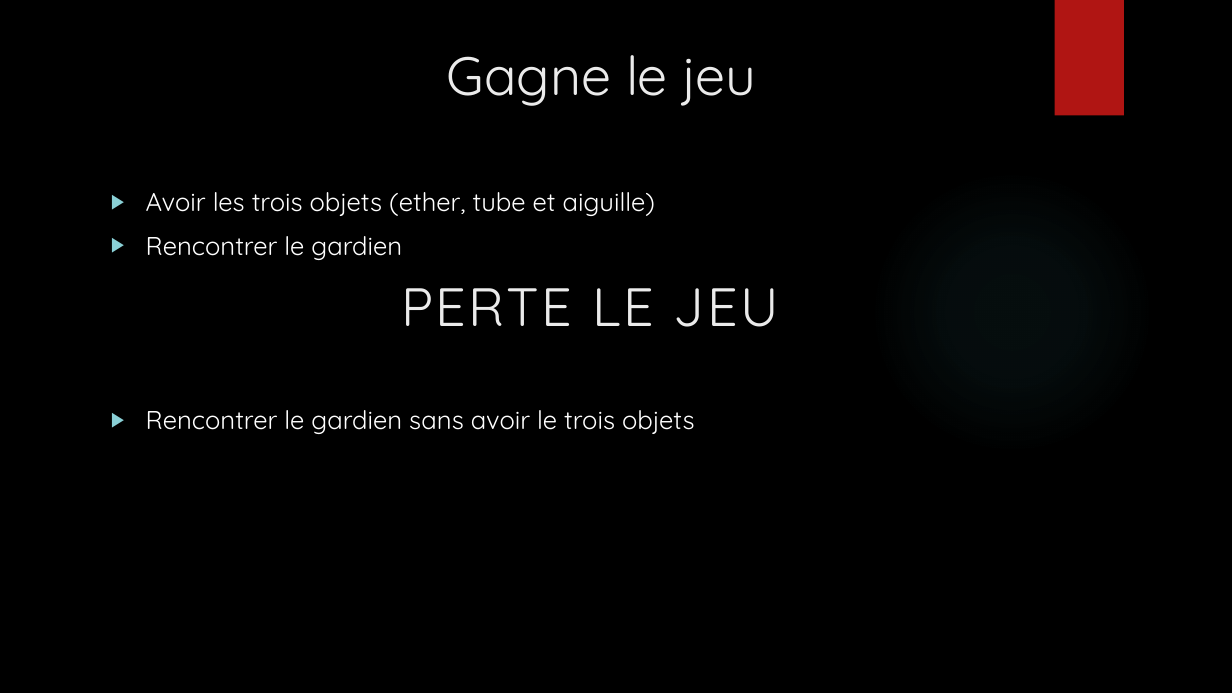
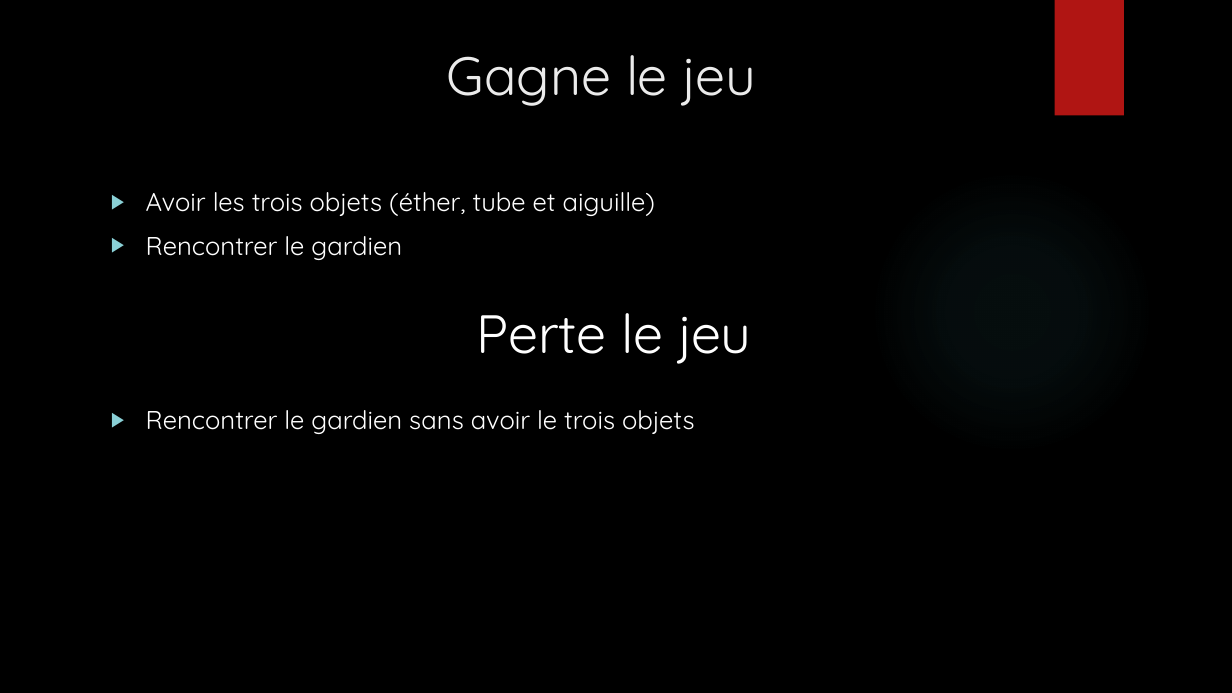
Before and after one commit to stan-dimitrov/Aidez-MacGyver-a-s-echapper, a slide deck: slide 7 of Aidez à Mac Gyver à s’échapper!!!.pptx. Drawn at 1232x693 pixels with LibreOffice and Linux fonts; fonts in the diff are those of the drawing; background and template pictures are left out. Boxes give left, top, right and bottom in pixels: in the first picture for what was removed or moved away, otherwise in the second. Text is boxed around its words. In the diff, an @@ line names an element or a change of style, - is before the commit and + after.

```diff
--- a/Aidez à Mac Gyver à s’échapper!!!.pptx
+++ b/Aidez à Mac Gyver à s’échapper!!!.pptx
@@ text at bbox=[146, 192, 655, 216]: text changed @@
-▶ Avoir les trois objets (ether, tube et aiguille)
+▶ Avoir les trois objets (éther, tube et aiguille)
@@ text at bbox=[476, 313, 752, 364]: text changed; text colour #EBEBEB to #FFFFFF @@
-PERTE LE JEU
+Perte le jeu
```
Also in this commit, not shown: 3 other slides changed.
